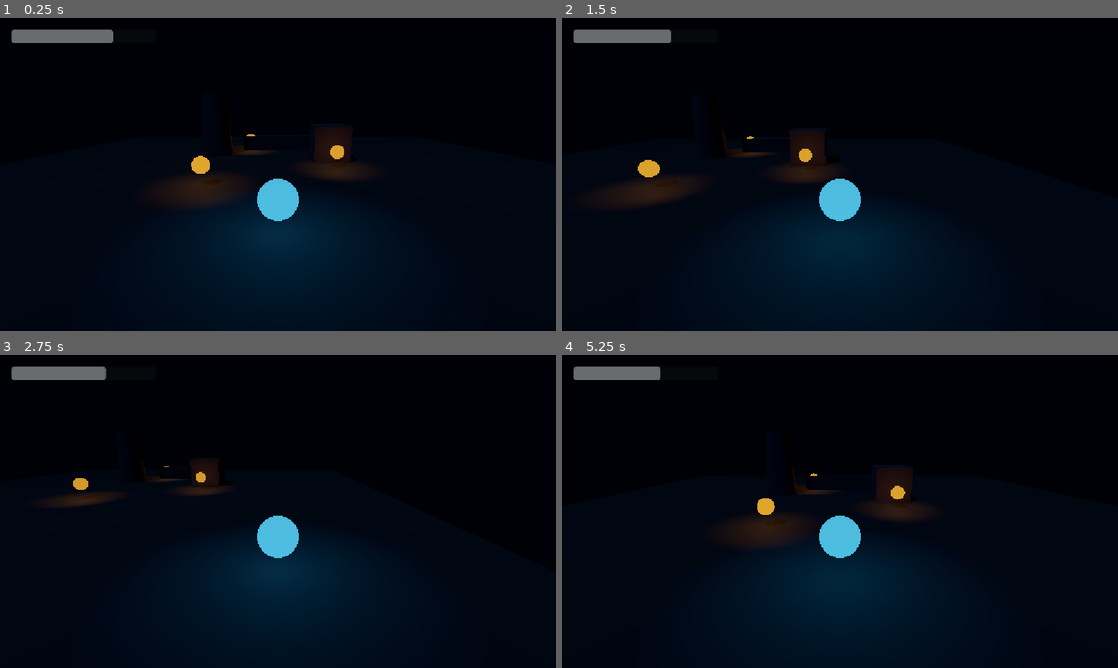
Above: before the commit, frames 1-4 (two rows, left to right).
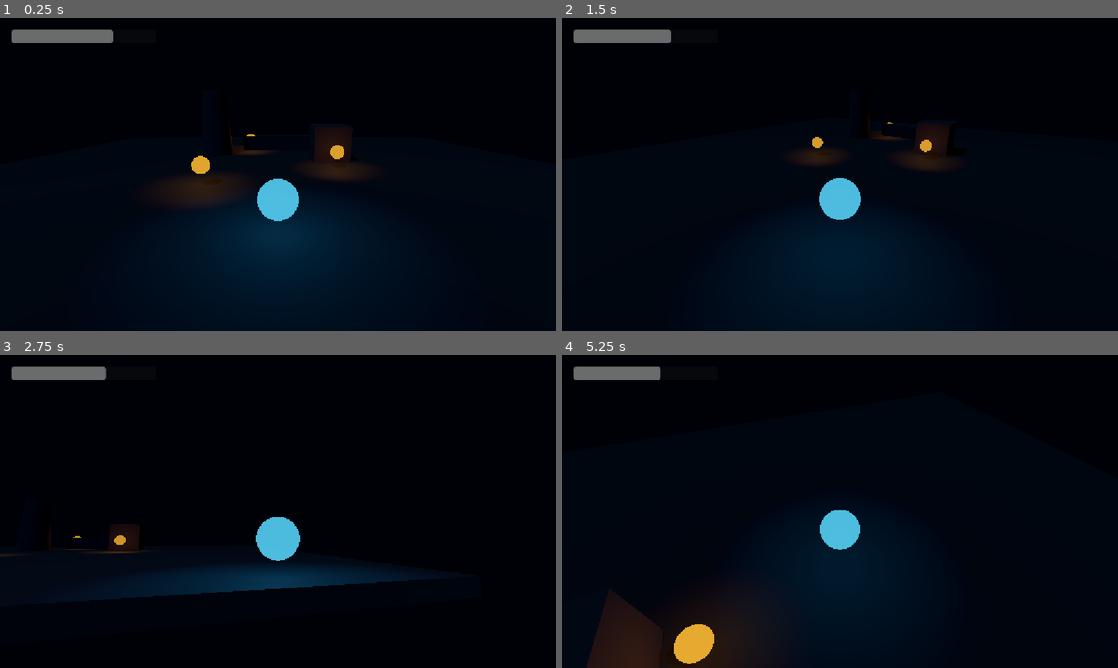
Above: after the commit, the same moments.

Repository: Snow-shino/GMTK2026
Game: Godot game, scene res://main.tscn
Two runs of this game, one before a commit and one after it. Both use one fixed random seed, a clock stepped at 60 frames per second and the inputs below.
Inputs (mouse positions are in pixels of both pictures, inside the frame that each line leads up to):
- Up to frame 1 (0.25 s): no input
- Up to frame 2 (1.5 s): tap Enter at 0.5 s; move the mouse to (962, 158) at 0.52 s; hold D (move_right) 0.53-1.28 s; tap Space (jump) at 0.6, 0.77, 1.07, 1.35 s; click (962, 158) at 0.67 s; move the mouse to (728, 190) at 1.27 s; hold S (move_backward) from 1.28 s (still down); click (728, 190) at 1.42 s
- Up to frame 3 (2.75 s): tap Space (jump) at 1.52, 1.82, 2.1 s; move the mouse to (333, 442) at 2.02 s; release S (move_backward) at 2.03 s; hold D (move_right) from 2.03 s (still down); click (333, 442) at 2.17 s
- Up to frame 4 (5.25 s): move the mouse to (812, 574) at 2.77 s; release D (move_right) at 2.78 s; hold W (move_forward) 2.78-3.53 s; tap Space (jump) at 2.85, 3.02, 3.32, 3.6, 3.77, 4.07, 4.35, 4.52, 4.82, 5.1 s; click (812, 574) at 2.92 s; move the mouse to (1006, 558) at 3.52 s; hold A (move_left) 3.53-5.03 s; click (1006, 558) at 3.67 s; tap Escape (ui_cancel) at 4.15 s; move the mouse to (673, 464) at 4.27 s; click (673, 464) at 4.42 s; move the mouse to (867, 511) at 5.02 s; hold S (move_backward) from 5.03 s (still down); click (867, 511) at 5.17 s

The runs differ from the first frame. In frame 2, 2.9% of the frame differs, in the area x 8-70%, y 32-65%; in frame 3, 11%, in the area x 0-71%, y 33-100%; in frame 4, 7.1%.

Commit message:
Tune jump and add mouse camera orbit

Diff:
--- a/gmtk-26/scenes/player.tscn
+++ b/gmtk-26/scenes/player.tscn
@@ -41,6 +41,7 @@
 shadow_enabled = true
 
 [node name="CameraPivot" type="Node3D" parent="." unique_id=1982469868]
+unique_name_in_owner = true
 transform = Transform3D(1, 0, 0, 0, 0.96592593, 0.2588187, 0, -0.2588187, 0.96592593, 0, 1.5, 0)
 
 [node name="SpringArm3D" type="SpringArm3D" parent="CameraPivot" unique_id=560979490]
--- a/gmtk-26/scripts/wisp_player.gd
+++ b/gmtk-26/scripts/wisp_player.gd
@@ -9,25 +9,47 @@
 @export_range(0.1, 100.0, 0.1) var acceleration: float = 24.0
 @export_range(0.1, 100.0, 0.1) var deceleration: float = 30.0
 @export_range(0.1, 30.0, 0.1) var rotation_speed: float = 10.0
-@export_range(0.1, 30.0, 0.1) var jump_velocity: float = 8.5
+@export_range(0.1, 30.0, 0.1) var jump_velocity: float = 9.5
 
 @export_category("Air Movement")
-@export_range(0.1, 100.0, 0.1) var upward_gravity: float = 20.0
-@export_range(0.1, 100.0, 0.1) var downward_gravity: float = 32.0
+@export_range(0.1, 100.0, 0.1) var upward_gravity: float = 16.0
+@export_range(0.1, 100.0, 0.1) var downward_gravity: float = 22.0
 @export_range(0.0, 1.0, 0.05) var jump_cut_multiplier: float = 0.45
 @export_range(0.1, 100.0, 0.1) var air_acceleration: float = 22.0
 @export_range(0.0, 100.0, 0.1) var air_deceleration: float = 5.0
 @export_range(0.1, 30.0, 0.1) var max_air_speed: float = 6.5
 
+@export_category("Camera")
+@export_range(0.01, 1.0, 0.01) var mouse_sensitivity: float = 0.15
+@export_range(-89.0, 0.0, 1.0) var min_camera_pitch: float = -60.0
+@export_range(0.0, 89.0, 1.0) var max_camera_pitch: float = 35.0
+
 @onready var camera: Camera3D = %Camera3D
+@onready var camera_pivot: Node3D = %CameraPivot
 @onready var visual: Node3D = %Visual
 @onready var life: Node = %LifeComponent
 
 func _ready() -> void:
+	Input.mouse_mode = Input.MOUSE_MODE_CAPTURED
 	add_to_group("player")
 	life.life_changed.connect(_on_life_changed)
 	life.life_depleted.connect(_on_life_depleted)
 	life.life_changed.emit(life.current_life, life.max_life)
+
+
+func _unhandled_input(event: InputEvent) -> void:
+	if event is InputEventMouseMotion and Input.mouse_mode == Input.MOUSE_MODE_CAPTURED:
+		camera_pivot.rotation.y -= deg_to_rad(event.relative.x * mouse_sensitivity)
+		camera_pivot.rotation.x -= deg_to_rad(event.relative.y * mouse_sensitivity)
+		camera_pivot.rotation.x = clampf(
+			camera_pivot.rotation.x,
+			deg_to_rad(min_camera_pitch),
+			deg_to_rad(max_camera_pitch)
+		)
+	elif event.is_action_pressed("ui_cancel"):
+		Input.mouse_mode = Input.MOUSE_MODE_VISIBLE
+	elif event is InputEventMouseButton and event.pressed:
+		Input.mouse_mode = Input.MOUSE_MODE_CAPTURED
 
 
 func _physics_process(delta: float) -> void:
